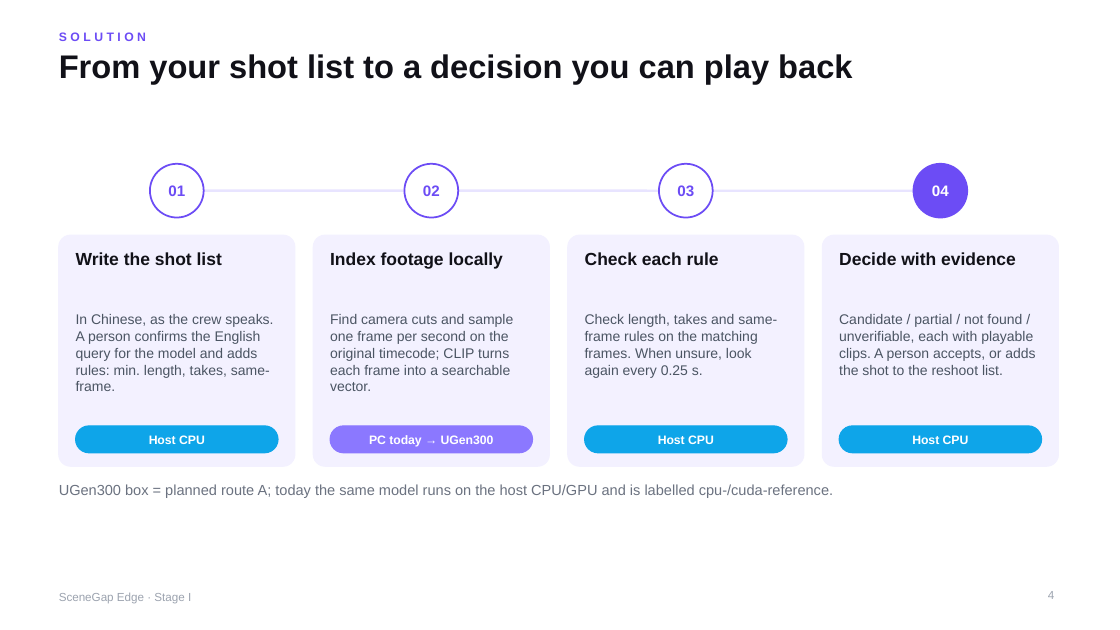
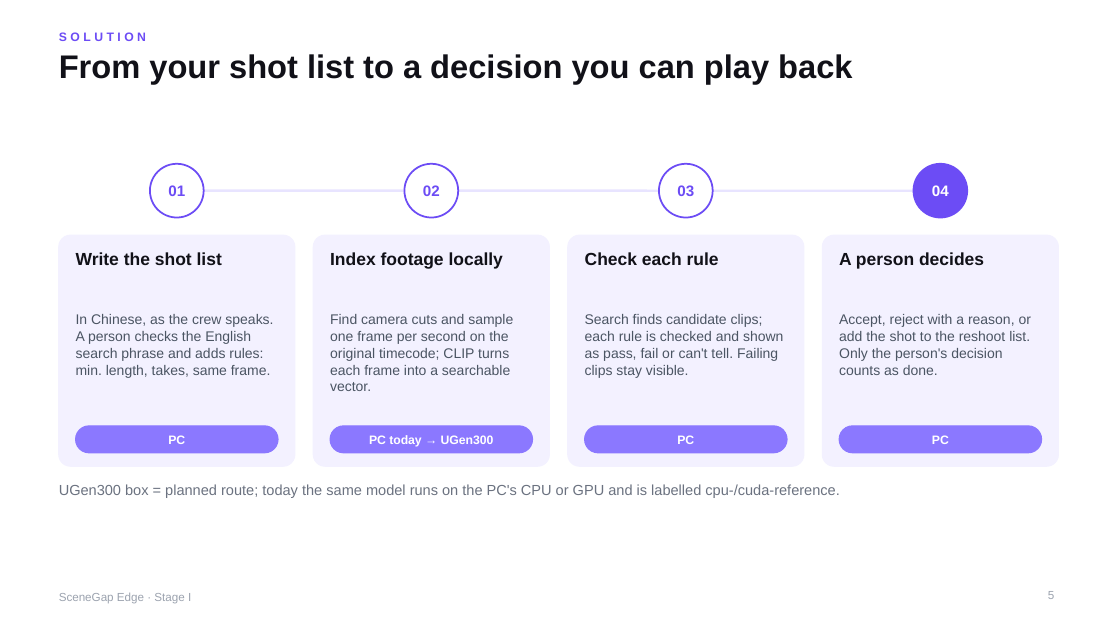
Before and after one commit to yu9bryan/scenegap-edge, a slide deck: slide 5 of docs/deck/SceneGapEdge_StageI_Proposal.pptx (slide 4 before the commit). Drawn at 1120x630 pixels with LibreOffice and Linux fonts; fonts in the diff are those of the drawing. Boxes give left, top, right and bottom in pixels: in the first picture for what was removed or moved away, otherwise in the second. Text is boxed around its words. In the diff, an @@ line names an element or a change of style, - is before the commit and + after.

```diff
--- a/docs/deck/SceneGapEdge_StageI_Proposal.pptx
+++ b/docs/deck/SceneGapEdge_StageI_Proposal.pptx
@@ text at box(839, 252, 984, 269): text changed @@
-Decide with evidence
+A person decides
@@ text at box(76, 314, 273, 378): text changed @@
-In Chinese, as the crew speaks. A person confirms the English query for the model and adds rules: min. length, takes, same-frame.
+In Chinese, as the crew speaks. A person checks the English search phrase and adds rules: min. length, takes, same frame.
@@ text at box(585, 314, 783, 378): text changed @@
-Check length, takes and same-frame rules on the matching frames. When unsure, look again every 0.25 s.
+Search finds candidate clips; each rule is checked and shown as pass, fail or can't tell. Failing clips stay visible.
@@ text at box(839, 314, 1031, 375): text changed @@
-Candidate / partial / not found / unverifiable, each with playable clips. A person accepts, or adds the shot to the reshoot list.
+Accept, reject with a reason, or add the shot to the reshoot list. Only the person's decision counts as done.
@@ text at box(168, 435, 185, 444): text changed @@
-Host CPU
+PC
@@ text at box(677, 435, 694, 444): text changed @@
-Host CPU
+PC
@@ fill #0EA5E9 to #8B78FF; outline #0EA5E9 1 pt to #8B78FF 1 pt in 3 elements at box(76, 426, 278, 453), box(585, 426, 787, 453), box(839, 426, 1042, 453) @@
@@ text at box(932, 435, 949, 444): text changed @@
-Host CPU
+PC
@@ text at box(59, 484, 839, 498): text changed @@
-UGen300 box = planned route A; today the same model runs on the host CPU/GPU and is labelled cpu-/cuda-reference.
+UGen300 box = planned route; today the same model runs on the PC's CPU or GPU and is labelled cpu-/cuda-reference.
@@ page number at box(1048, 591, 1054, 599): text changed @@
-4
+5
```
Also in this commit, not shown: 21 other slides changed, 4 slides added, 2 slides removed, 16 other files.
